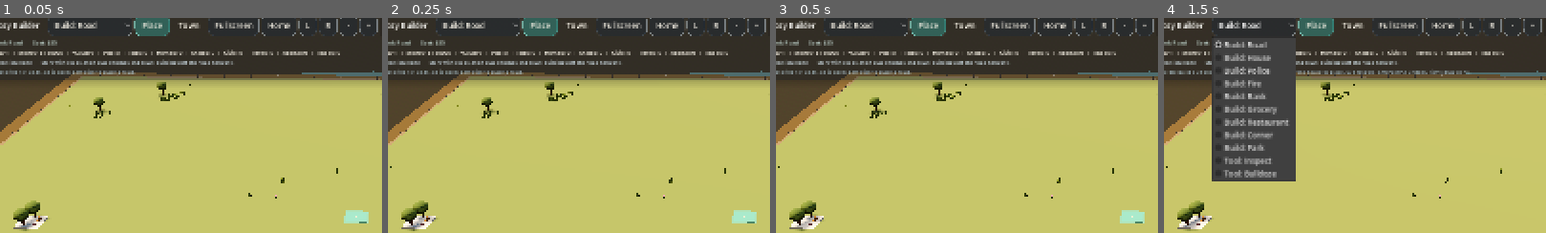
Above: before the commit, frames 1-4 (left to right).
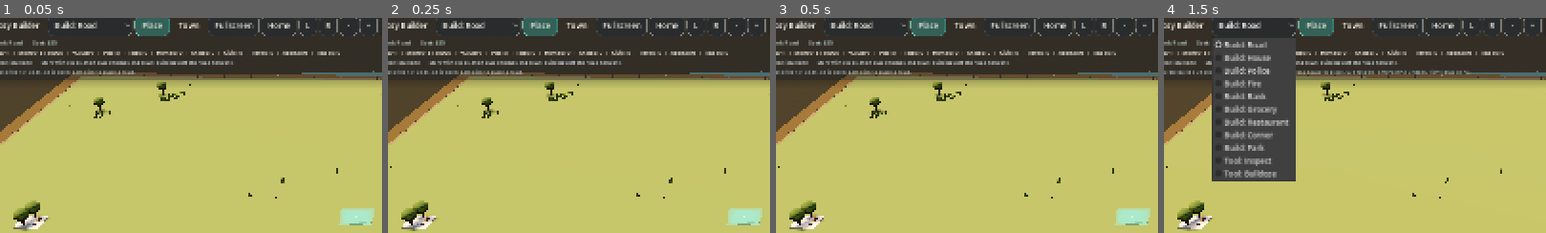
Above: after the commit, the same moments.

Repository: johnswaffles/my-backend-api
Game: Godot game, scene res://scenes/main_scene.tscn
Two runs of this game, one before a commit and one after it. Both use one fixed random seed, a clock stepped at 60 frames per second and the inputs below.
Inputs:
- Up to frame 1 (0.05 s): no input
- Up to frame 2 (0.25 s): no input
- Up to frame 3 (0.5 s): no input
- Up to frame 4 (1.5 s): click "Place" at 0.5 s; click "Build: Road" at 1.25 s
The pictures show only the part of the screen within x 2-52%, y 3-53%; the shares and areas given below are measured in that part.

The runs differ from the first frame. In frame 1, 0.3% of the frame differs, in the area x 88-98%, y 88-97%; in frame 2, 0.3%; in frame 3, 0.3%; in frame 4, nothing differs.

Commit message:
Widen sidewalks and lock house frontage

Diff:
--- a/cozy-builder-godot/scripts/building_system.gd
+++ b/cozy-builder-godot/scripts/building_system.gd
@@ -108,6 +108,7 @@
 var _hovered_cell := Vector2i(-1, -1)
 var _hover_anchor := Vector2i(-1, -1)
 var _hover_cells: Array[Vector2i] = []
+var _hover_frontage_side := "south"
 var _hover_active := false
 var _hover_can_build := false
 var _selected_anchor_key := ""
@@ -678,6 +679,7 @@
 	_hovered_cell = cell
 	_hover_anchor = anchor
 	_hover_cells = cells
+	_hover_frontage_side = str(hover_layout.get("frontage_side", _preferred_frontage_side(anchor, footprint)))
 	_hover_active = true
 	_hover_can_build = valid
 	_update_hover_tiles(cells, valid)
@@ -782,6 +784,7 @@
 	var placed: Node3D
 	var tier := 1
 	var variant := _next_variant_for_tool(_build_tool)
+	var frontage_side := _hover_frontage_side
 	if _build_tool == BUILD_TOOL_ROAD:
 		_mark_road_cell(_hover_anchor)
 		_rebuild_road_at(_hover_anchor)
@@ -790,11 +793,11 @@
 				_rebuild_road_at(neighbor)
 		placed = _road_nodes.get(_cell_key(_hover_anchor))
 	else:
-		placed = _spawn_building_for_tool(_build_tool, world, _tool_rotation_y(_build_tool, _hover_anchor, footprint), tier, variant)
+		placed = _spawn_building_for_tool(_build_tool, world, _tool_rotation_y(_build_tool, _hover_anchor, footprint, frontage_side), tier, variant)
 
 	_clear_nature_for_cells(_hover_cells)
 	_money -= cost
-	_register_placement(_hover_anchor, _hover_cells, _build_tool, placed, cost, tier, variant)
+	_register_placement(_hover_anchor, _hover_cells, _build_tool, placed, cost, tier, variant, frontage_side)
 	_recalculate_cashflow()
 	_rebuild_ambient_life()
 	_update_hover_from_mouse()
@@ -852,6 +855,7 @@
 			"anchor": simple_anchor,
 			"footprint": base_footprint,
 			"cells": _cells_for_anchor(simple_anchor, base_footprint),
+			"frontage_side": "south",
 		}
 
 	if not _tool_requires_road(tool):
@@ -860,6 +864,7 @@
 			"anchor": default_anchor,
 			"footprint": base_footprint,
 			"cells": _cells_for_anchor(default_anchor, base_footprint),
+			"frontage_side": "south",
 		}
 
 	var candidate_footprints: Array[Vector2i] = [base_footprint]
@@ -886,13 +891,14 @@
 				var score := _transport_side_score(anchor, footprint, side)
 				var frontage_center := _frontage_side_center(anchor, footprint, side)
 				var hover_distance := Vector2(hover_world.x, hover_world.z).distance_to(frontage_center)
-				var layout_score := float(touch) * 1000.0 + score * 10.0 - hover_distance
+				var layout_score := float(touch) * 10000.0 + score * 100.0 - hover_distance
 				if layout_score > best_score:
 					best_score = layout_score
 					best_layout = {
 						"anchor": anchor,
 						"footprint": footprint,
 						"cells": cells,
+						"frontage_side": side,
 					}
 
 	if not best_layout.is_empty():
@@ -904,6 +910,7 @@
 		"anchor": fallback_anchor,
 		"footprint": fallback_footprint,
 		"cells": _cells_for_anchor(fallback_anchor, fallback_footprint),
+		"frontage_side": _preferred_frontage_side(fallback_anchor, fallback_footprint),
 	}
 
 
@@ -993,7 +1000,7 @@
 		_placed_nodes[key] = node
 
 
-func _register_placement(anchor: Vector2i, cells: Array[Vector2i], tool: String, node: Node3D, cost: int, tier: int = 1, variant: int = -1) -> void:
+func _register_placement(anchor: Vector2i, cells: Array[Vector2i], tool: String, node: Node3D, cost: int, tier: int = 1, variant: int = -1, frontage_side: String = "") -> void:
 	var anchor_key := _cell_key(anchor)
 	_placements[anchor_key] = {
 		"anchor": anchor,
@@ -1003,6 +1010,7 @@
 		"cost": cost,
 		"tier": tier,
 		"variant": variant,
+		"frontage_side": frontage_side,
 	}
 	for cell in cells:
 		var key := _cell_key(cell)
@@ -1013,6 +1021,7 @@
 		"type": "place",
 		"anchor_key": anchor_key,
 		"money": cost,
+		"frontage_side": frontage_side,
 	})
 	_set_selected_anchor(anchor_key)
 
@@ -1214,6 +1223,7 @@
 			"refund": refund_amount,
 			"tier": int(placement.get("tier", 1)),
 			"variant": int(placement.get("variant", -1)),
+			"frontage_side": str(placement.get("frontage_side", "")),
 		})
 	if tool == BUILD_TOOL_ROAD:
 		for neighbor in road_neighbors:
@@ -1305,8 +1315,9 @@
 		else:
 			var tier := int(action.get("tier", 1))
 			var variant := int(action.get("variant", -1))
-			var node := _spawn_building_for_tool(action["tool"], _anchor_to_world(anchor, _footprint_from_cells(cells)), _tool_rotation_y(action["tool"], anchor, _footprint_from_cells(cells)), tier, variant)
-			_register_placement(anchor, cells, action["tool"], node, int(action["cost"]), tier, variant)
+			var frontage_side := str(action.get("frontage_side", ""))
+			var node := _spawn_building_for_tool(action["tool"], _anchor_to_world(anchor, _footprint_from_cells(cells)), _tool_rotation_y(action["tool"], anchor, _footprint_from_cells(cells), frontage_side), tier, variant)
+			_register_placement(anchor, cells, action["tool"], node, int(action["cost"]), tier, variant, frontage_side)
 		if not _action_history.is_empty():
 			_action_history.pop_back()
 	_recalculate_cashflow()
@@ -1514,6 +1525,7 @@
 			"cost": int(placement["cost"]),
 			"tier": int(placement.get("tier", 1)),
 			"variant": int(placement.get("variant", -1)),
+			"frontage_side": str(placement.get("frontage_side", "")),
 		})
 	save_data["placements"] = placement_list
 
@@ -1587,8 +1599,9 @@
 			var cells := _cells_for_anchor(anchor, footprint)
 			var tier := int(entry.get("tier", 1))
 			var variant := int(entry.get("variant", randi() % 10))
-			var node := _spawn_building_for_tool(tool, _anchor_to_world(anchor, footprint), _tool_rotation_y(tool, anchor, footprint), tier, variant)
-			_register_placement(anchor, cells, tool, node, int(entry.get("cost", BUILD_TOOL_COSTS.get(tool, 0))), tier, variant)
+			var frontage_side := str(entry.get("frontage_side", _preferred_frontage_side(anchor, footprint)))
+			var node := _spawn_building_for_tool(tool, _anchor_to_world(anchor, footprint), _tool_rotation_y(tool, anchor, footprint, frontage_side), tier, variant)
+			_register_placement(anchor, cells, tool, node, int(entry.get("cost", BUILD_TOOL_COSTS.get(tool, 0))), tier, variant, frontage_side)
 			if not _action_history.is_empty():
 				_action_history.pop_back()
 	for road_key in _road_cells.keys():
@@ -2807,53 +2820,53 @@
 	_add_box(Vector3(0.0, 0.08, 0.0), Vector3(1.56, 0.018, 1.56), road_top_material, root)
 
 	if north:
-		_add_box(Vector3(0.0, 0.02, -0.56), Vector3(2.48, 0.03, 1.36), sidewalk_material, root)
-		_add_box(Vector3(0.0, 0.038, -0.56), Vector3(2.06, 0.016, 1.18), curb_material, root)
-		_add_box(Vector3(0.0, 0.066, -0.56), Vector3(1.74, 0.06, 1.12), road_material, root)
-		_add_box(Vector3(0.0, 0.08, -0.56), Vector3(1.56, 0.018, 0.98), road_top_material, root)
+		_add_box(Vector3(0.0, 0.02, -0.74), Vector3(3.16, 0.03, 1.72), sidewalk_material, root)
+		_add_box(Vector3(0.0, 0.04, -0.74), Vector3(2.82, 0.016, 1.42), curb_material, root)
+		_add_box(Vector3(0.0, 0.072, -0.74), Vector3(2.42, 0.065, 1.18), road_material, root)
+		_add_box(Vector3(0.0, 0.088, -0.74), Vector3(2.2, 0.02, 1.02), road_top_material, root)
 	if south:
-		_add_box(Vector3(0.0, 0.02, 0.56), Vector3(2.48, 0.03, 1.36), sidewalk_material, root)
-		_add_box(Vector3(0.0, 0.038, 0.56), Vector3(2.06, 0.016, 1.18), curb_material, root)
-		_add_box(Vector3(0.0, 0.066, 0.56), Vector3(1.74, 0.06, 1.12), road_material, root)
-		_add_box(Vector3(0.0, 0.08, 0.56), Vector3(1.56, 0.018, 0.98), road_top_material, root)
+		_add_box(Vector3(0.0, 0.02, 0.74), Vector3(3.16, 0.03, 1.72), sidewalk_material, root)
+		_add_box(Vector3(0.0, 0.04, 0.74), Vector3(2.82, 0.016, 1.42), curb_material, root)
+		_add_box(Vector3(0.0, 0.072, 0.74), Vector3(2.42, 0.065, 1.18), road_material, root)
+		_add_box(Vector3(0.0, 0.088, 0.74), Vector3(2.2, 0.02, 1.02), road_top_material, root)
 	if east:
-		_add_box(Vector3(0.56, 0.02, 0.0), Vector3(1.36, 0.03, 2.48), sidewalk_material, root)
-		_add_box(Vector3(0.56, 0.038, 0.0), Vector3(1.18, 0.016, 2.06), curb_material, root)
-		_add_box(Vector3(0.56, 0.066, 0.0), Vector3(1.12, 0.06, 1.74), road_material, root)
-		_add_box(Vector3(0.56, 0.08, 0.0), Vector3(0.98, 0.018, 1.56), road_top_material, root)
+		_add_box(Vector3(0.74, 0.02, 0.0), Vector3(1.72, 0.03, 3.16), sidewalk_material, root)
+		_add_box(Vector3(0.74, 0.04, 0.0), Vector3(1.42, 0.016, 2.82), curb_material, root)
+		_add_box(Vector3(0.74, 0.072, 0.0), Vector3(1.18, 0.065, 2.42), road_material, root)
+		_add_box(Vector3(0.74, 0.088, 0.0), Vector3(1.02, 0.02, 2.2), road_top_material, root)
 	if west:
-		_add_box(Vector3(-0.56, 0.02, 0.0), Vector3(1.36, 0.03, 2.48), sidewalk_material, root)
-		_add_box(Vector3(-0.56, 0.038, 0.0), Vector3(1.18, 0.016, 2.06), curb_material, root)
-		_add_box(Vector3(-0.56, 0.066, 0.0), Vector3(1.12, 0.06, 1.74), road_material, root)
-		_add_box(Vector3(-0.56, 0.08, 0.0), Vector3(0.98, 0.018, 1.56), road_top_material, root)
+		_add_box(Vector3(-0.74, 0.02, 0.0), Vector3(1.72, 0.03, 3.16), sidewalk_material, root)
+		_add_box(Vector3(-0.74, 0.04, 0.0), Vector3(1.42, 0.016, 2.82), curb_material, root)
+		_add_box(Vector3(-0.74, 0.072, 0.0), Vector3(1.18, 0.065, 2.42), road_material, root)
+		_add_box(Vector3(-0.74, 0.088, 0.0), Vector3(1.02, 0.02, 2.2), road_top_material, root)
 	if not north and not south and not east and not west:
-		_add_box(Vector3(0.0, 0.066, 0.0), Vector3(1.74, 0.06, 1.74), road_material, root)
-		_add_box(Vector3(0.0, 0.08, 0.0), Vector3(1.56, 0.018, 1.56), road_top_material, root)
+		_add_box(Vector3(0.0, 0.072, 0.0), Vector3(2.42, 0.065, 2.42), road_material, root)
+		_add_box(Vector3(0.0, 0.088, 0.0), Vector3(2.18, 0.02, 2.18), road_top_material, root)
 
 	var vertical_straight := north and south and not east and not west
 	var horizontal_straight := east and west and not north and not south
 	var intersection := (north or south) and (east or west)
 	if vertical_straight:
-		for z in [-0.68, -0.24, 0.24, 0.68]:
-			_add_box(Vector3(0.0, 0.104, z), Vector3(0.12, 0.01, 0.2), lane_material, root)
-		for x in [-0.84, 0.84]:
-			_add_box(Vector3(x, 0.092, 0.0), Vector3(0.07, 0.01, 1.86), sidewalk_material, root)
+		for z in [-0.92, -0.32, 0.32, 0.92]:
+			_add_box(Vector3(0.0, 0.112, z), Vector3(0.14, 0.01, 0.24), lane_material, root)
+		for x in [-1.18, 1.18]:
+			_add_box(Vector3(x, 0.098, 0.0), Vector3(0.1, 0.01, 2.28), sidewalk_material, root)
 	elif horizontal_straight:
-		for x in [-0.68, -0.24, 0.24, 0.68]:
-			_add_box(Vector3(x, 0.104, 0.0), Vector3(0.2, 0.01, 0.12), lane_material, root)
-		for z in [-0.84, 0.84]:
-			_add_box(Vector3(0.0, 0.092, z), Vector3(1.86, 0.01, 0.07), sidewalk_material, root)
+		for x in [-0.92, -0.32, 0.32, 0.92]:
+			_add_box(Vector3(x, 0.112, 0.0), Vector3(0.24, 0.01, 0.14), lane_material, root)
+		for z in [-1.18, 1.18]:
+			_add_box(Vector3(0.0, 0.098, z), Vector3(2.28, 0.01, 0.1), sidewalk_material, root)
 	elif intersection:
-		_add_box(Vector3(0.0, 0.066, 0.0), Vector3(1.94, 0.06, 1.94), road_material, root)
-		_add_box(Vector3(0.0, 0.08, 0.0), Vector3(1.76, 0.018, 1.76), road_top_material, root)
-		for offset in [-0.84, 0.84]:
-			_add_box(Vector3(offset, 0.092, 0.0), Vector3(0.07, 0.01, 1.94), sidewalk_material, root)
-			_add_box(Vector3(0.0, 0.092, offset), Vector3(1.94, 0.01, 0.07), sidewalk_material, root)
-		for offset in [-0.34, 0.34]:
-			_add_box(Vector3(offset, 0.104, 0.0), Vector3(0.12, 0.01, 0.24), lane_material, root)
-			_add_box(Vector3(0.0, 0.104, offset), Vector3(0.24, 0.01, 0.12), lane_material, root)
+		_add_box(Vector3(0.0, 0.072, 0.0), Vector3(2.54, 0.065, 2.54), road_material, root)
+		_add_box(Vector3(0.0, 0.088, 0.0), Vector3(2.3, 0.02, 2.3), road_top_material, root)
+		for offset in [-1.18, 1.18]:
+			_add_box(Vector3(offset, 0.098, 0.0), Vector3(0.1, 0.01, 2.54), sidewalk_material, root)
+			_add_box(Vector3(0.0, 0.098, offset), Vector3(2.54, 0.01, 0.1), sidewalk_material, root)
+		for offset in [-0.46, 0.46]:
+			_add_box(Vector3(offset, 0.112, 0.0), Vector3(0.14, 0.01, 0.28), lane_material, root)
+			_add_box(Vector3(0.0, 0.112, offset), Vector3(0.28, 0.01, 0.14), lane_material, root)
 	else:
-		_add_box(Vector3(0.0, 0.104, 0.0), Vector3(0.14, 0.01, 0.14), lane_material, root)
+		_add_box(Vector3(0.0, 0.112, 0.0), Vector3(0.16, 0.01, 0.16), lane_material, root)
 
 	return root
 
@@ -2865,11 +2878,11 @@
 	return _road_cells.has(_cell_key(cell))
 
 
-func _tool_rotation_y(tool: String, anchor: Vector2i, footprint: Vector2i) -> float:
+func _tool_rotation_y(tool: String, anchor: Vector2i, footprint: Vector2i, frontage_side_override: String = "") -> float:
 	if tool == BUILD_TOOL_ROAD:
 		return 0.0
 
-	var preferred_side := _preferred_frontage_side(anchor, footprint)
+	var preferred_side := frontage_side_override if frontage_side_override != "" else _preferred_frontage_side(anchor, footprint)
 	var rotation := _rotation_for_side(preferred_side)
 	return rotation + float(BUILDING_FRONT_ROTATION_OFFSETS.get(tool, 0.0))
 
@@ -2889,11 +2902,11 @@
 							adjacent_count += 1
 		"south":
 			for dx in range(footprint.x):
-				for offset in [0, 1, 2]:
+				for offset in [1, 2, 3]:
 					var candidate := Vector2i(anchor.x + dx, anchor.y + footprint.y + offset)
 					if _road_cells.has(_cell_key(candidate)):
 						nearest_distance = minf(nearest_distance, side_center.distance_to(Vector2(_cell_to_world(candidate).x, _cell_to_world(candidate).z)))
-						if offset == 0:
+						if offset == 1:
 							adjacent_count += 1
 		"west":
 			for dz in range(footprint.y):
@@ -2905,11 +2918,11 @@
 							adjacent_count += 1
 		"east":
 			for dz in range(footprint.y):
-				for offset in [0, 1, 2]:
+				for offset in [1, 2, 3]:
 					var candidate := Vector2i(anchor.x + footprint.x + offset, anchor.y + dz)
 					if _road_cells.has(_cell_key(candidate)):
 						nearest_distance = minf(nearest_distance, side_center.distance_to(Vector2(_cell_to_world(candidate).x, _cell_to_world(candidate).z)))
-						if offset == 0:
+						if offset == 1:
 							adjacent_count += 1
 	if nearest_distance == INF:
 		return -9999.0
Not shown, changed: public/godot-playtest/index.html
Not shown, changed: public/godot-playtest/index.pck
